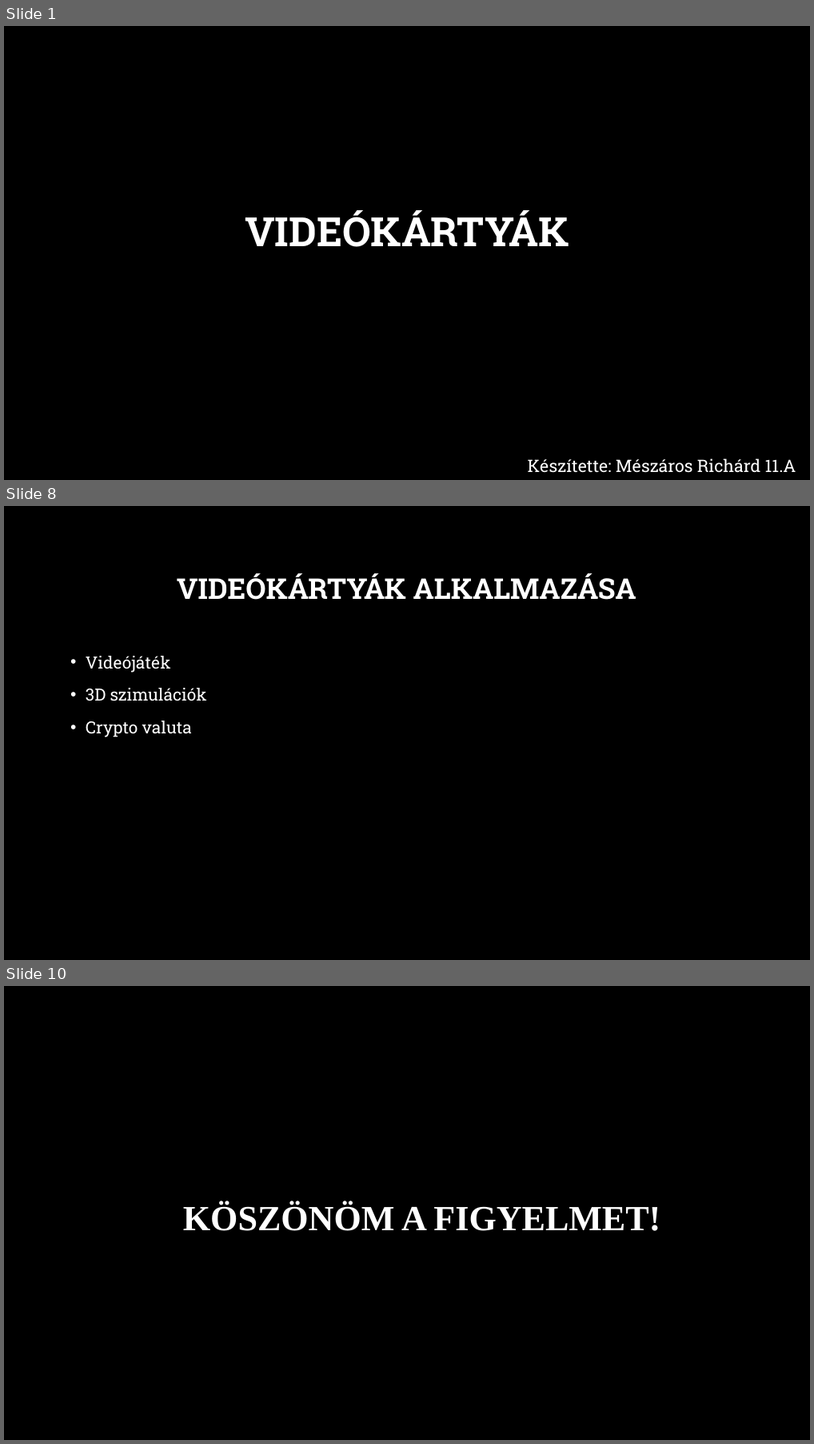
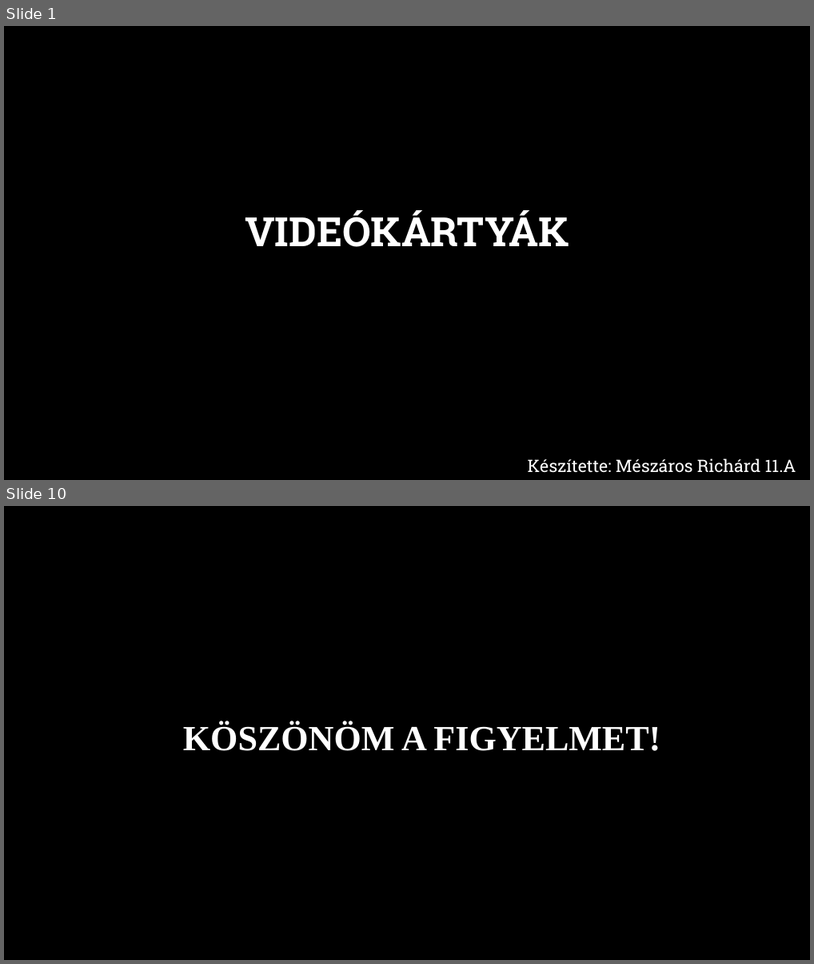
Before and after one commit to MszrsRicsi/Paprika, a slide deck: Videokartyak.pptx. Shown one above the other, each under a label of ours: slides 1, 8 and 10 before the commit, slides 1 and 10 after it; the slides between them are not shown. The pictures are 814x1444 and 814x964 pixels, drawn with LibreOffice and Linux fonts; fonts in the diff are those of the drawing; background and template pictures are left out. Boxes give left, top, right and bottom in pixels: in the first picture for what was removed or moved away, otherwise in the second. Text is boxed around its words. In the diff, an @@ line names an element or a change of style, - is before the commit and + after.

```diff
--- a/Videokartyak.pptx
+++ b/Videokartyak.pptx
@@ slide 8 removed at (4,506,810,960), background picture (left out) @@
@@ title removed at (177,573,637,600) @@
-VIDEÓKÁRTYÁK ALKALMAZÁSA
@@ text removed at (86,656,207,737) @@
-• Videójáték
-• 3D szimulációk
-• Crypto valuta
```
Also in this commit, not shown: 7 slides changed, 1 slide added.
